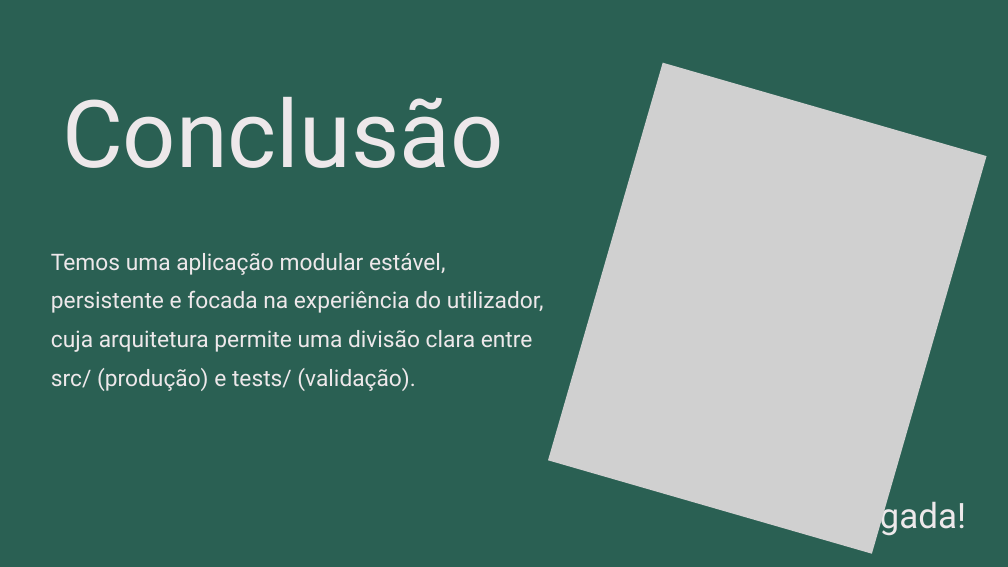
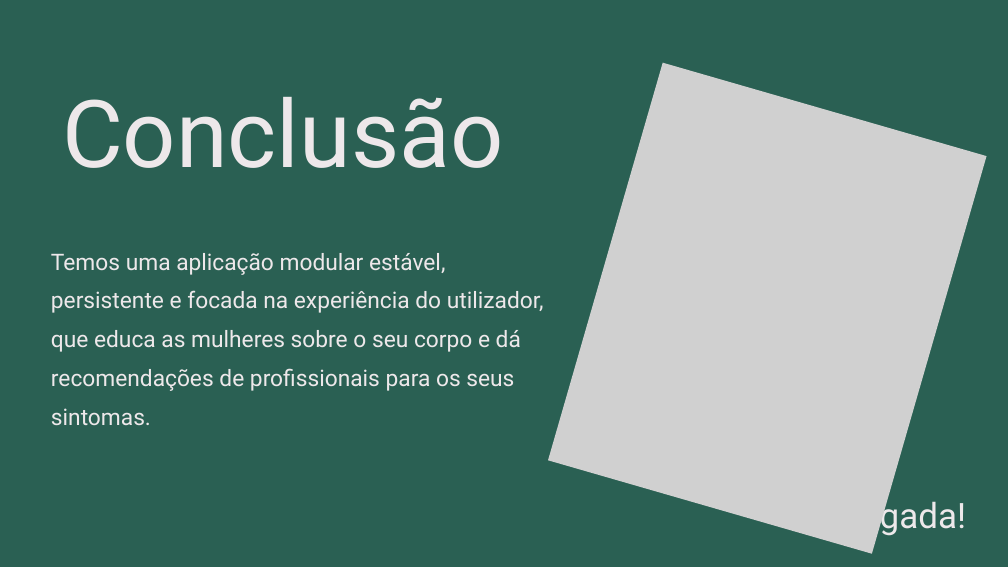
Before and after one commit to CarmitaGomes/projeto-ufcd-10790, a slide deck: slide 9 of assets/apresentacao.pptx. Drawn at 1008x567 pixels with LibreOffice and Linux fonts; fonts in the diff are those of the drawing; grey boxes stand for pictures. Boxes give left, top, right and bottom in pixels: in the first picture for what was removed or moved away, otherwise in the second. Text is boxed around its words. In the diff, an @@ line names an element or a change of style, - is before the commit and + after.

```diff
--- a/assets/apresentacao.pptx
+++ b/assets/apresentacao.pptx
@@ text at (51, 253, 544, 425): text changed @@
-Temos uma aplicação modular estável, persistente e focada na experiência do utilizador, cuja arquitetura permite uma divisão clara entre src/ (produção) e tests/ (validação).
+Temos uma aplicação modular estável, persistente e focada na experiência do utilizador, que educa as mulheres sobre o seu corpo e dá recomendações de profissionais para os seus sintomas.
```
Also in this commit, not shown: 5 other slides changed, 1 other file.
